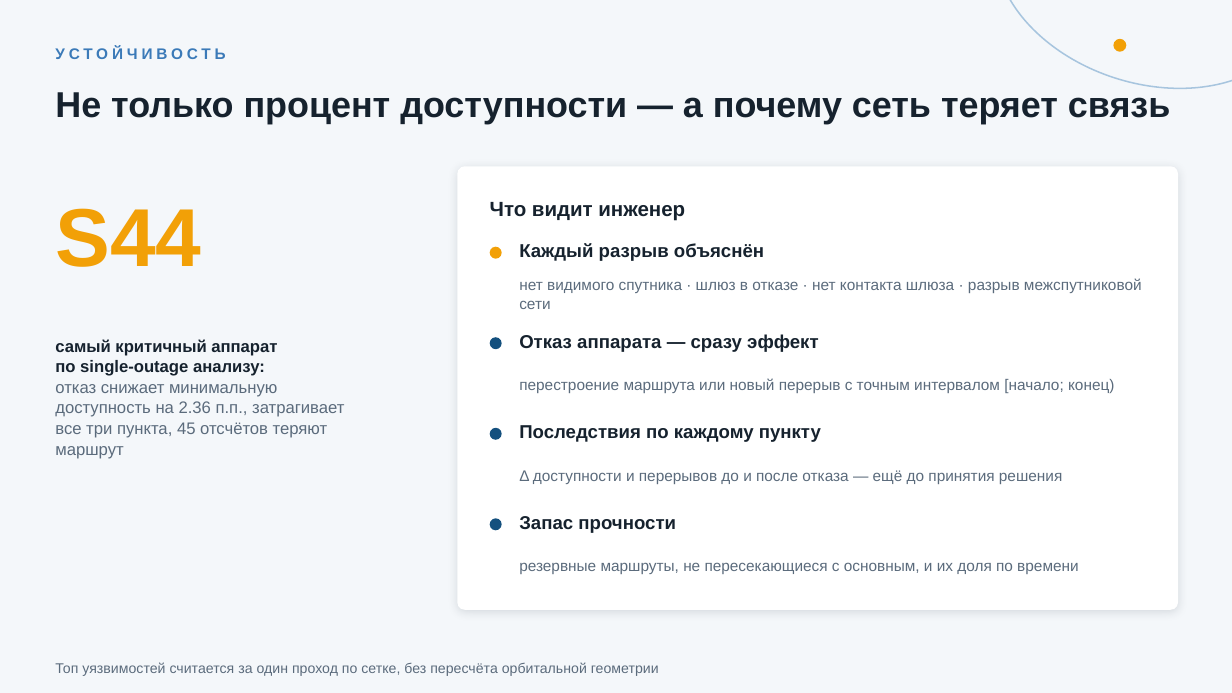
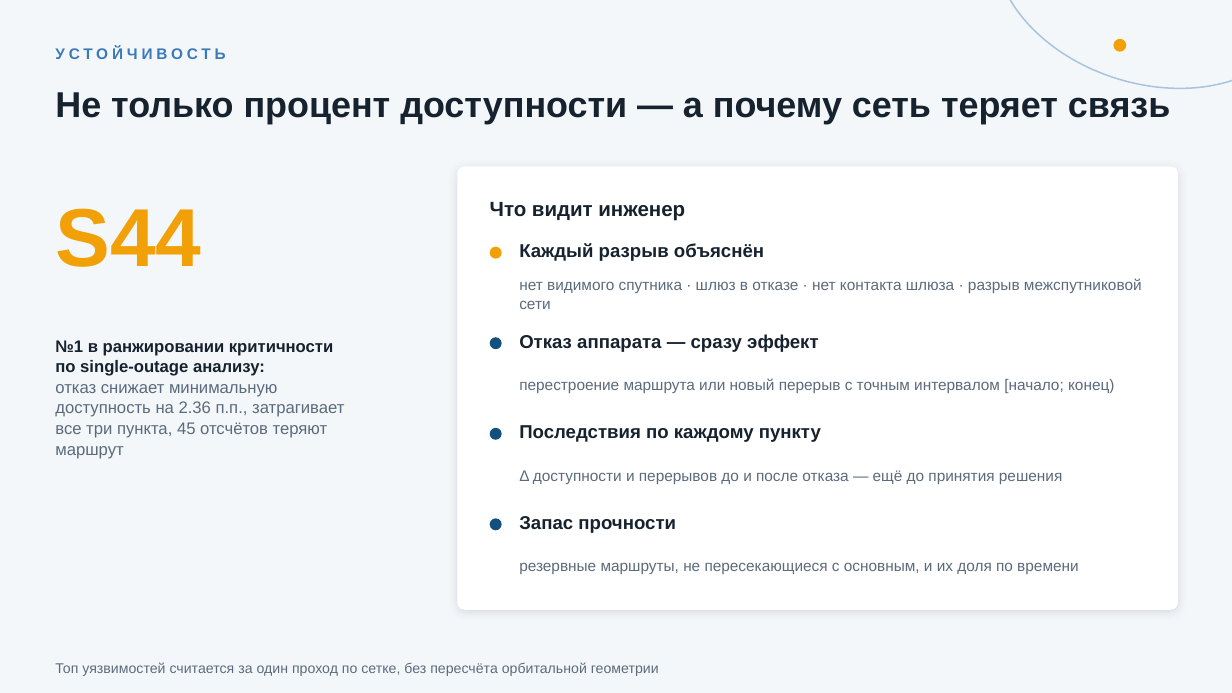
Before and after one commit to ivergit88/cosmohak, a slide deck: slide 5 of presentation/kosmo-nizni_klodiki_148.pptx. Drawn at 1232x693 pixels with LibreOffice and Linux fonts; fonts in the diff are those of the drawing. Boxes give left, top, right and bottom in pixels: in the first picture for what was removed or moved away, otherwise in the second. Text is boxed around its words. In the diff, an @@ line names an element or a change of style, - is before the commit and + after.

Commit message:
Аудит ZIP: Earth-fixed карта треков и документация, интервалы на слайде результатов, формулировки критичности, ослаблены искусственные лимиты UI

```diff
--- a/presentation/kosmo-nizni_klodiki_148.pptx
+++ b/presentation/kosmo-nizni_klodiki_148.pptx
@@ text at [55,340,333,397]: text changed @@
-самый критичный аппарат
-по single-outage анализу:
-отказ снижает минимальную
+№1 в ранжировании критичности
+по single-outage анализу:
+отказ снижает минимальную
```
Also in this commit, not shown: 4 other slides changed, 11 other files.
